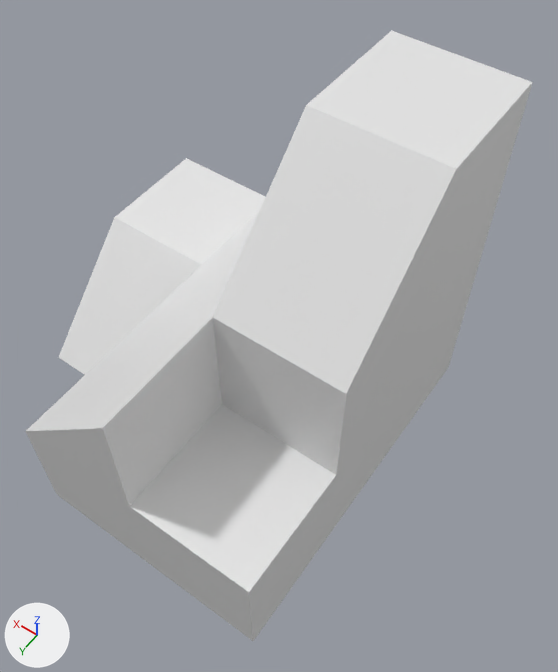
The glTF model models/vista2.glb: old version first, new version second.
Rendered twice from a camera (50 mm lens) standing at (-5.3, 5.57, 11.57) and looking at (-1.2, -0.16, 2.56). Arrows for +X, +Y and +Z are at lower left; the lights stay in place. Objects named as collision shapes, trigger or cutter boxes, shadow casters or lower levels of detail are left out. Vertices at the same position are counted once.
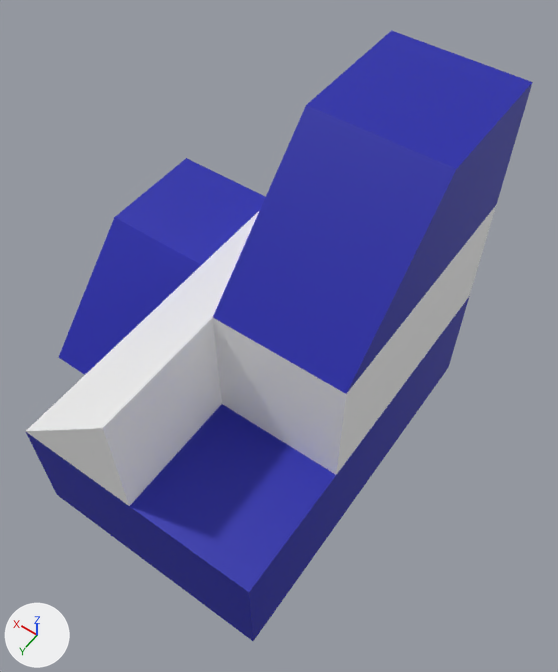
Location of each change, (x1, y1, x2, y2) in pixels of the pictures (558 x 672 px):
'Cube', recoloured, surface changed (white to blue): (25, 31, 533, 641) in both

Patch to the scene script:
```diff
--- a/models/vista2.glb.py
+++ b/models/vista2.glb.py
@@ mat_material @@
 mat_material = principled_material('Material')
-mat_material.base_color = (0.8, 0.8, 0.8)  # white #e7e7e7
+mat_material.base_color = (1.0, 1.0, 1.0)  # white #ffffff
 mat_material.roughness = 0.4
@@ mat_material_001 @@
+mat_material_001 = principled_material('Material.001')
+mat_material_001.base_color = (0.013, 0.016, 0.402)  # blue #1e22aa
@@ me_cube_003 @@
 me_cube_003.from_pydata(...)  # 40 vertices, 157 faces; spans x -3.0..3.0, y -3.0..3.0, z -1.0..5.0
 # used by ob_cube; location = (0.0, 0.0, 1.0)
+# me_cube_003 part 1: 111 faces spanning x -3.0..3.0, y -3.0..3.0, z -1.0..5.0 switch from mat_material (white #e7e7e7) to mat_material_001 (blue #1e22aa)
```
